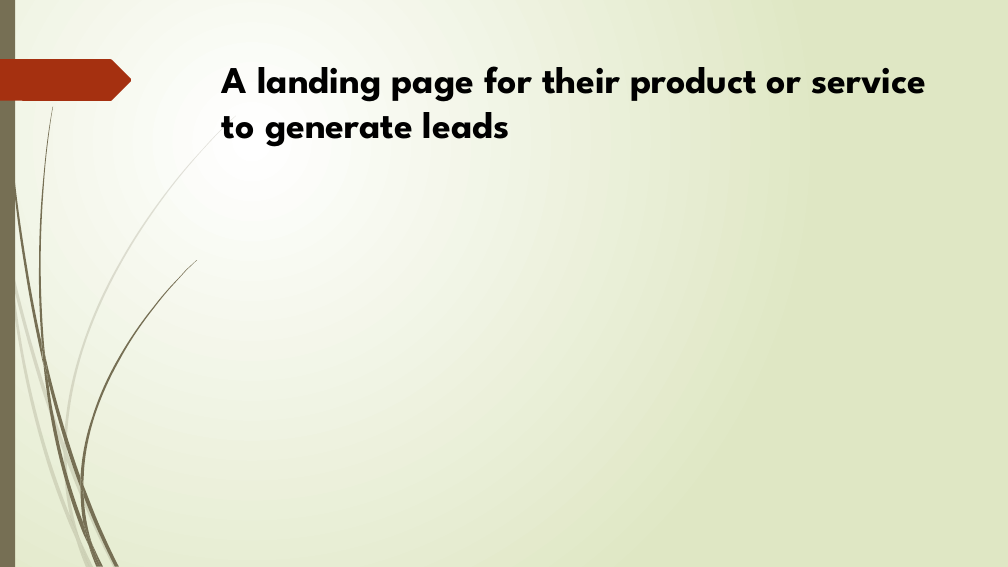
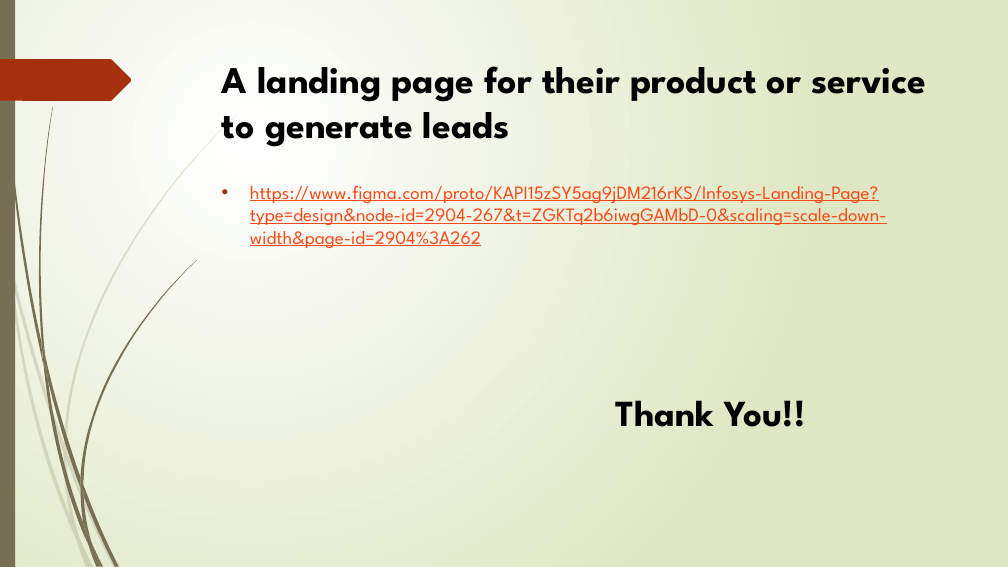
Before and after one commit to abirami0531/Webproject, a slide deck: slide 12 of Digital Marketing Project By Abirami UA.pptx. Drawn at 1008x567 pixels with LibreOffice and Linux fonts; fonts in the diff are those of the drawing. Boxes give left, top, right and bottom in pixels: in the first picture for what was removed or moved away, otherwise in the second. Text is boxed around its words. In the diff, an @@ line names an element or a change of style, - is before the commit and + after.

```diff
--- a/Digital Marketing Project By Abirami UA.pptx
+++ b/Digital Marketing Project By Abirami UA.pptx
@@ text added at [250, 179, 887, 248], 18 pt, text #FB4A18, underline @@
+• https://www.figma.com/proto/KAPI15zSY5ag9jDM216rKS/Infosys-Landing-Page?type=design&node-id=2904-267&t=ZGKTq2b6iwgGAMbD-0&scaling=scale-down-width&page-id=2904%3A262
@@ text added at [616, 400, 805, 427], 35 pt, text #000000, bold @@
+Thank You!!
```
Also in this commit, not shown: 2 other slides changed.
